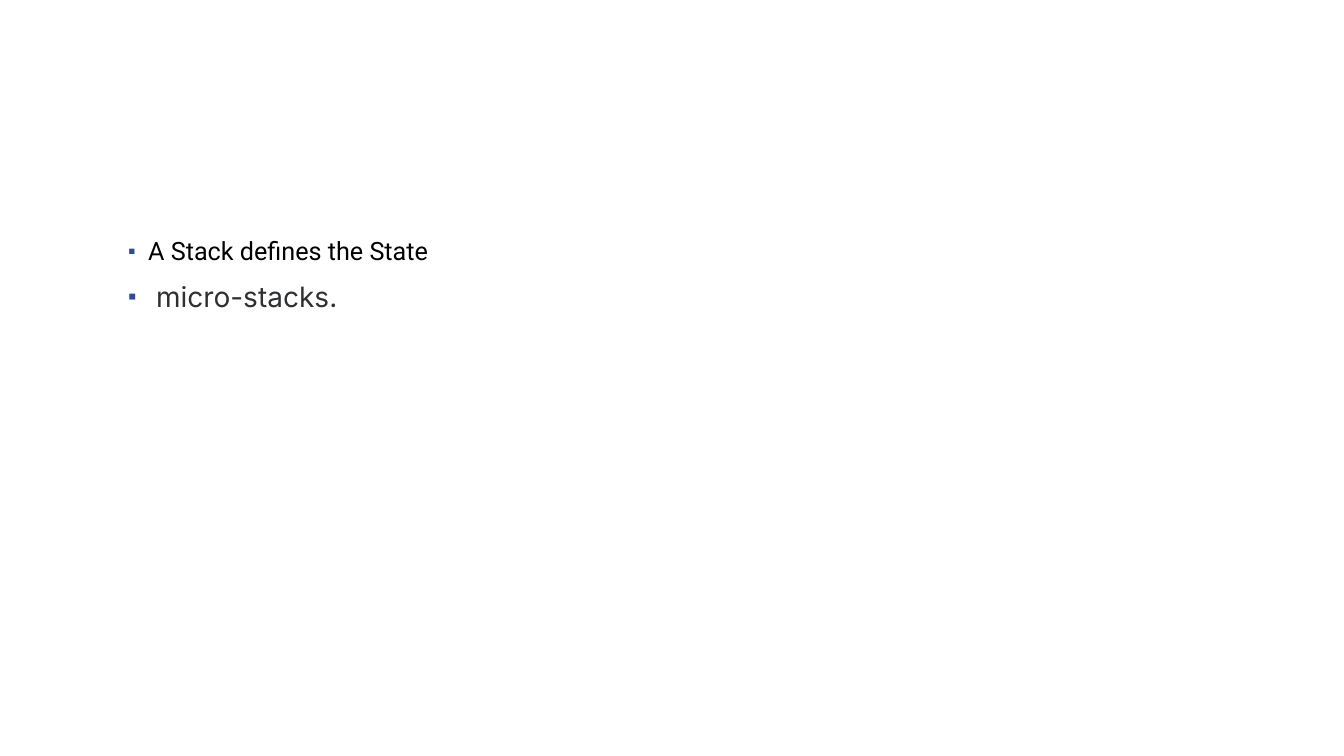
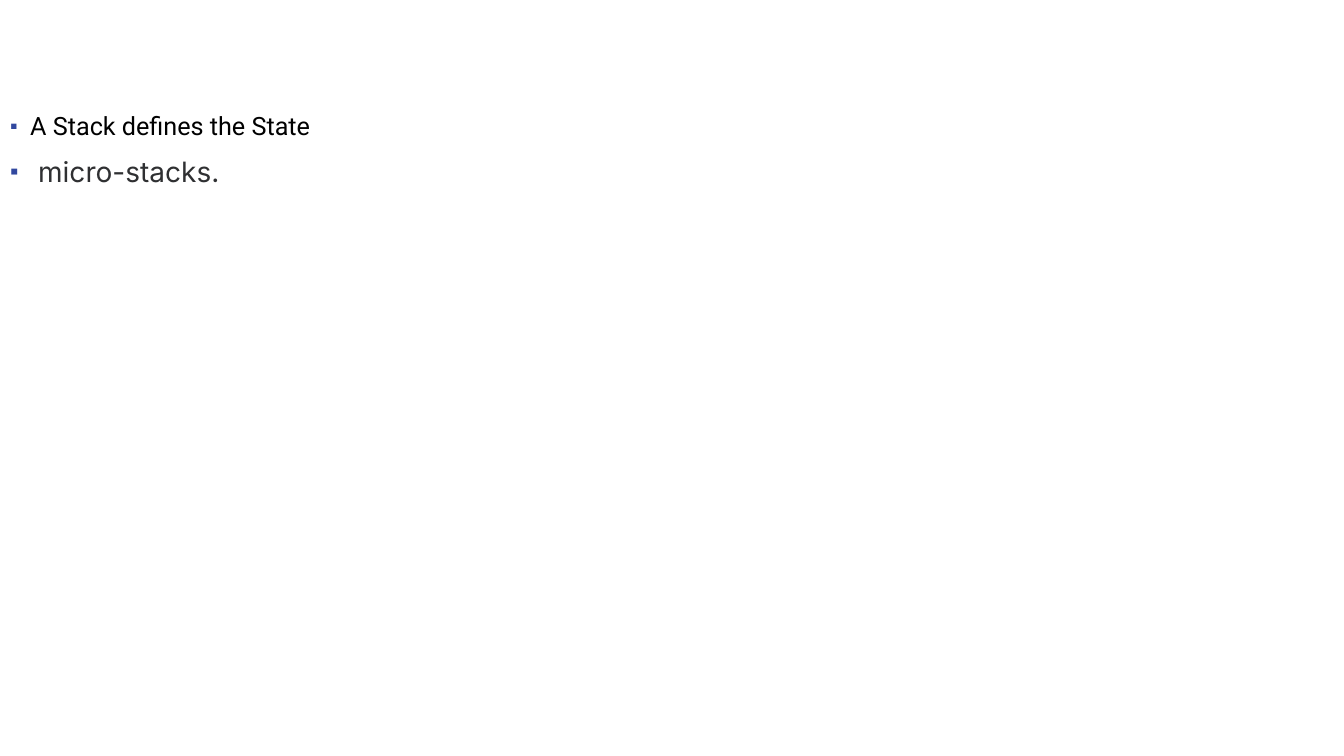
Before and after one commit to Naimeesh/pulumi, a slide deck: slide 48 of docs/IaC_Devopedia_Sep_2022.pptx. Drawn at 1344x756 pixels with LibreOffice and Linux fonts; fonts in the diff are those of the drawing; background and template pictures are left out. Boxes give left, top, right and bottom in pixels: in the first picture for what was removed or moved away, otherwise in the second. Text is boxed around its words. In the diff, an @@ line names an element or a change of style, - is before the commit and + after.

```diff
--- a/docs/IaC_Devopedia_Sep_2022.pptx
+++ b/docs/IaC_Devopedia_Sep_2022.pptx
@@ text "A Stack defines the State": place and size @@
-text "A Stack defines the State" at [148, 241, 428, 308]
+text "A Stack defines the State" at [30, 116, 310, 183]
```
Also in this commit, not shown: 13 other slides changed, 2 other files.
